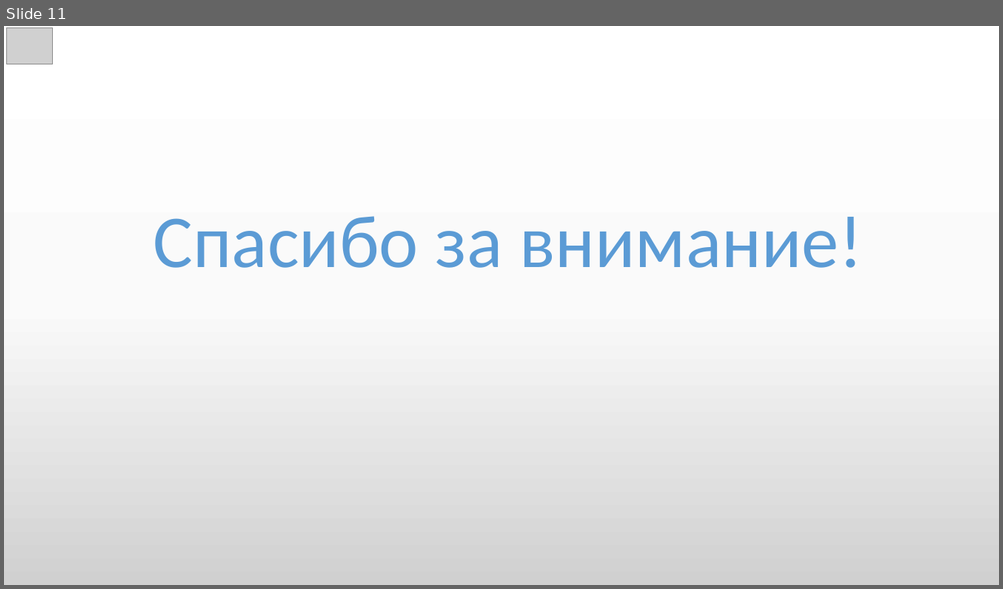
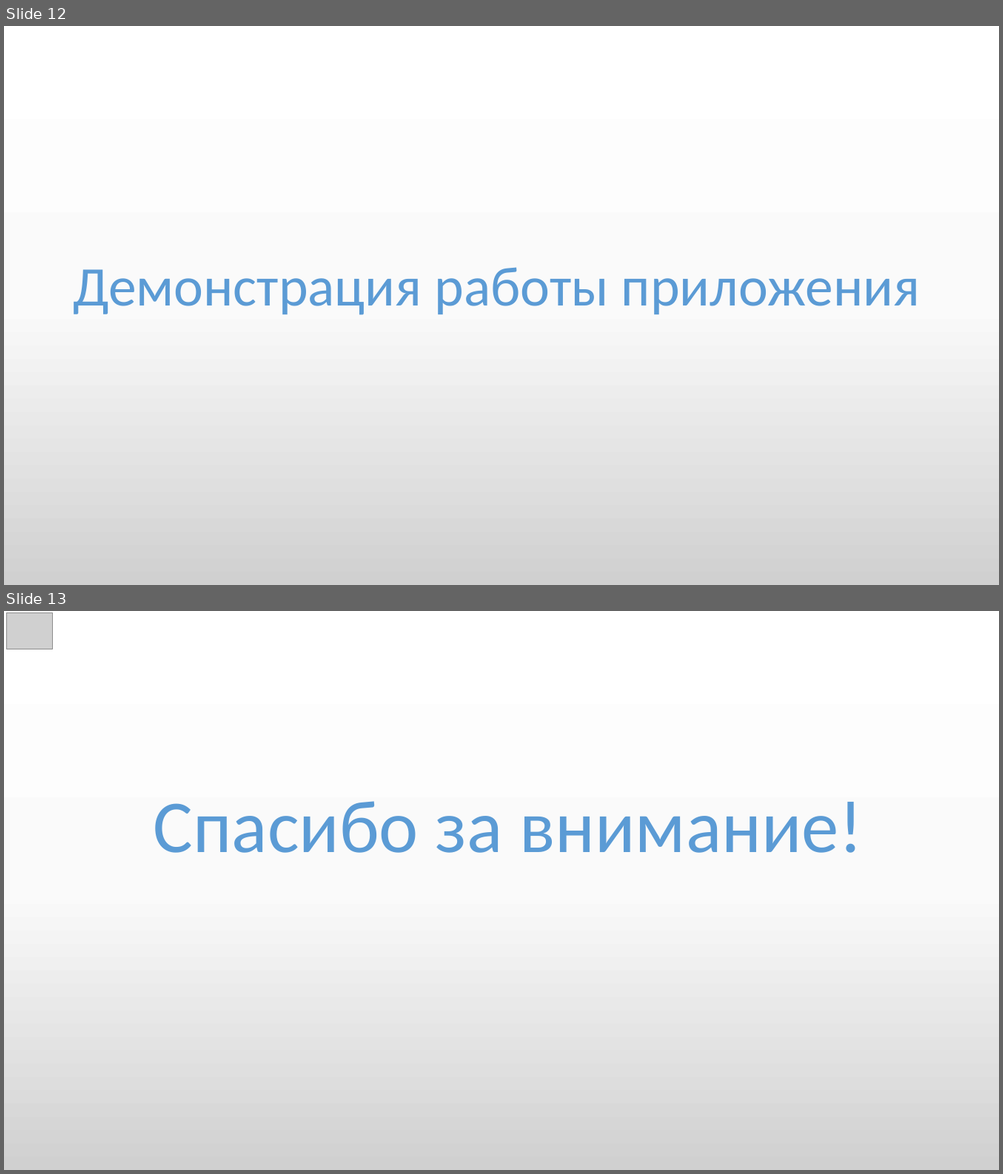
Before and after one commit to alexusievich/DemoProject, a slide deck: Project presentation.pptx. Shown one above the other, each under a label of ours: slide 11 before the commit, slides 12 and 13 after it. The pictures are 1003x589 and 1003x1174 pixels, drawn with LibreOffice and Linux fonts; fonts in the diff are those of the drawing; grey boxes stand for pictures. Boxes give left, top, right and bottom in pixels: in the first picture for what was removed or moved away, otherwise in the second. Text is boxed around its words. In the diff, an @@ line names an element or a change of style, - is before the commit and + after.

```diff
--- a/Project presentation.pptx
+++ b/Project presentation.pptx
@@ slide 12 added at [4, 26, 999, 585], background gradient #FFFFFF to #FBFBFB to #D1D1D1 @@
@@ text added at [73, 267, 919, 315], 54 pt, text #5B9BD5 @@
+Демонстрация работы приложения
@@ what was slide 11 is now slide 13 @@
```
Also in this commit, not shown: 9 slides changed, 2 other slides added, 1 slide removed, 3 other files.
